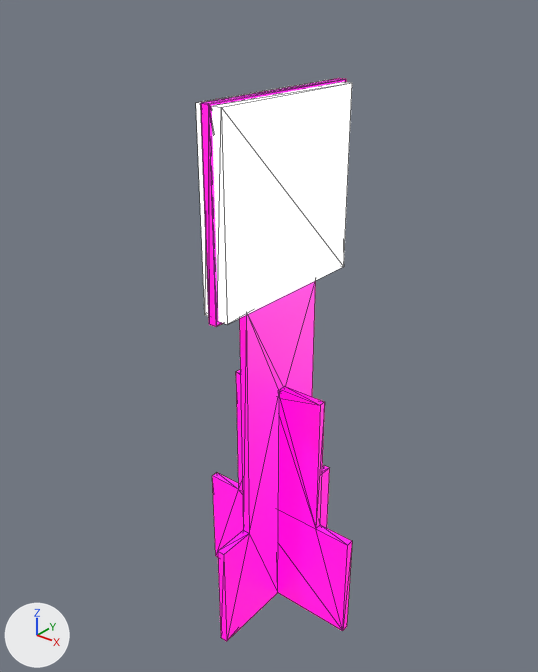
A saved change to the COLLADA model models/pista_s/creepers/creeper_23/materials/textures/creeper.dae.
Camera for both pictures: a 50 mm camera at (0.1347, -0.1737, 0.2635) aimed at (-0.0049, 0.0008, 0.1552). The axes (+X, +Y, +Z) are drawn at lower left. The lights are the same throughout. Mesh edges are drawn as thin lines. Where no turn or scale is listed for an object, it has been applied to the vertices. Vertices at the same position are counted once.

The first picture shows 'Creeper_-_Montagem_v3', 'MarkerData', 'MarkerData_001'.
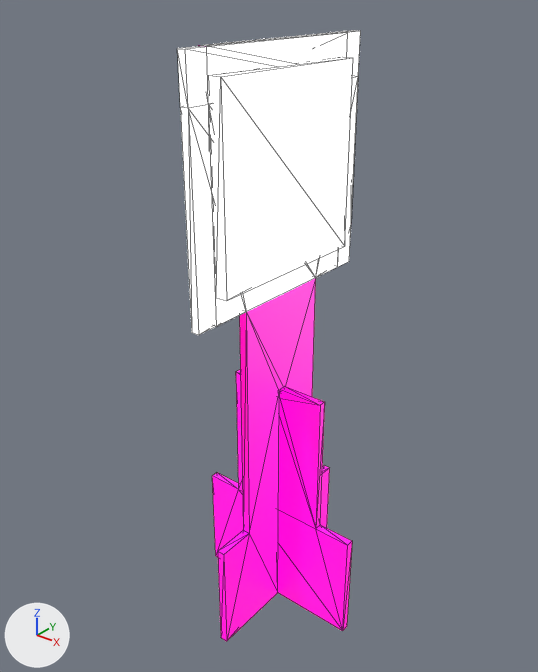
Changed parts and their boxes [x1, y1, x2, y2] in the pictures (538 x 672 px):
'Creeper_-_Montagem_v3', reshaped (21% wider, 8% taller): before [200, 78, 352, 642]; after [177, 30, 361, 642]
'MarkerData_001', moved: before [212, 82, 352, 324]; after [211, 57, 353, 301]
part 1 of me_creeper___montagem_v3_000, built on: before [201, 78, 346, 107]; after [177, 30, 361, 277]
part 2 of me_creeper___montagem_v3_000, recoloured: before [200, 80, 346, 327]; after [180, 104, 339, 335]

The edits, one by one:
Material 'Material_001' (mat_material_001) is new.
Its base color is (1.0, 1.0, 1.0) (white #ffffff).
Its roughness is 0.44.
Its emission strength is 1.0.
me_creeper___montagem_v3_000 is used by ob_creeper___montagem_v3; location (0.0, 0.0, 0.1209).
me_creeper___montagem_v3_000 had 64 vertices, 122 faces and spanned x -0.031..0.031, y -0.031..0.031, z -0.074..0.113.
me_creeper___montagem_v3_000 now has 73 vertices, 140 faces and spans x -0.031..0.031, y -0.039..0.038, z -0.074..0.127.
Part 1, on me_creeper___montagem_v3_000:
1 vertex is removed from x 0.001, y 0.031, z 0.113.
7 faces are deleted.
4 vertices in x -0.001..0.001, y -0.031, z 0.051..0.113 move by (0.0, -0.008, 0.0).
3 vertices in x -0.001..0.001, y 0.031, z 0.051..0.113 move by (0.0, 0.007, 0.0).
2 vertices are added at (0.001, 0.038, 0.113), (0.001, 0.038, 0.127).
8 new vertices lie (0.0, 0.0, 0.014) away from vertices in x -0.001..0.001, y -0.031..0.031, z 0.051..0.113.
6 new faces join them, mat_steel___satin_001_001 (pink #ff05b3).
19 new faces join them, mat_material_001 (white #ffffff).
me_creeper___montagem_v3_000 part 2: 24 faces spanning x -0.001..0.001, y -0.039..0.038, z 0.051..0.113 switch from mat_steel___satin_001_001 (pink #ff05b3) to mat_material_001 (white #ffffff).
Object 'MarkerData_001' (ob_markerdata_001) moves from (0.0008, -0.0002, 0.2035) to (0.0008, -0.0002, 0.2108).
